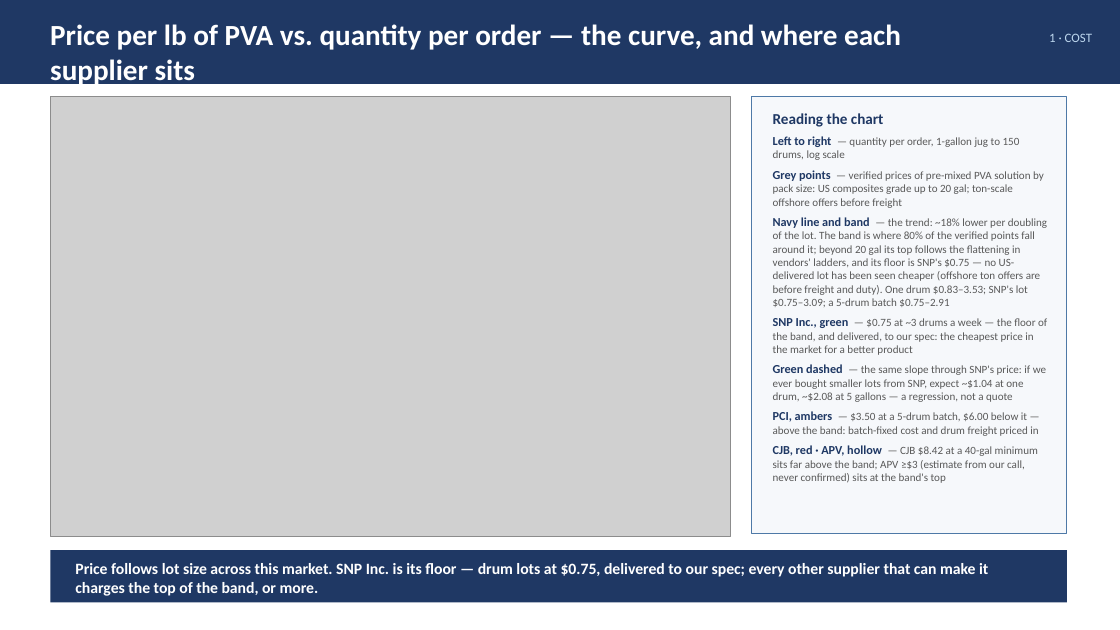
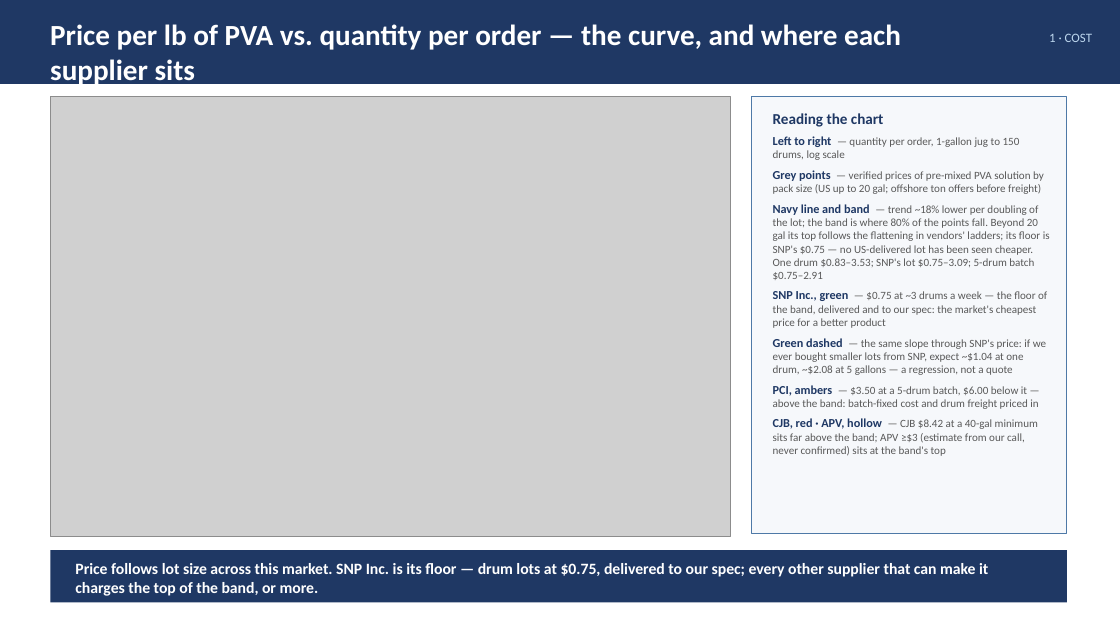
Before and after one commit to naviero1/Claude-Works, a slide deck: slide 3 of PVA second supplier initiative/PVA_Second_Supplier_Leadership_Deck.pptx. Drawn at 1120x630 pixels with LibreOffice and Linux fonts; fonts in the diff are those of the drawing; grey boxes stand for pictures. Boxes give left, top, right and bottom in pixels: in the first picture for what was removed or moved away, otherwise in the second. Text is boxed around its words. In the diff, an @@ line names an element or a change of style, - is before the commit and + after.

```diff
--- a/PVA second supplier initiative/PVA_Second_Supplier_Leadership_Deck.pptx
+++ b/PVA second supplier initiative/PVA_Second_Supplier_Leadership_Deck.pptx
@@ text at box(773, 170, 1050, 328): text changed @@
-Grey points — verified prices of pre-mixed PVA solution by pack size: US composites grade up to 20 gal; ton-scale offshore offers before freight
-Navy line and band — the trend: ~18% lower per doubling of the lot. The band is where 80% of the verified points fall around it; beyond 20 gal its top follows the flattening in vendors' ladders, and its floor is SNP's $0.75 — no US-delivered lot has been seen cheaper (offshore ton offers are before freight and duty). One drum $0.83–3.53; SNP's lot $0.75–3.09; a 5-drum batch $0.75–2.91
-SNP Inc., green — $0.75 at ~3 drums a week — the floor of the band, and delivered, to our spec: the cheapest price in the market for a better product
+Grey points — verified prices of pre-mixed PVA solution by pack size (US up to 20 gal; offshore ton offers before freight)
+Navy line and band — trend ~18% lower per doubling of the lot; the band is where 80% of the points fall. Beyond 20 gal its top follows the flattening in vendors' ladders; its floor is SNP's $0.75 — no US-delivered lot has been seen cheaper. One drum $0.83–3.53; SNP's lot $0.75–3.09; 5-drum batch $0.75–2.91
+SNP Inc., green — $0.75 at ~3 drums a week — the floor of the band, delivered and to our spec: the market's cheapest price for a better product
```
Also in this commit, not shown: 4 other files.
